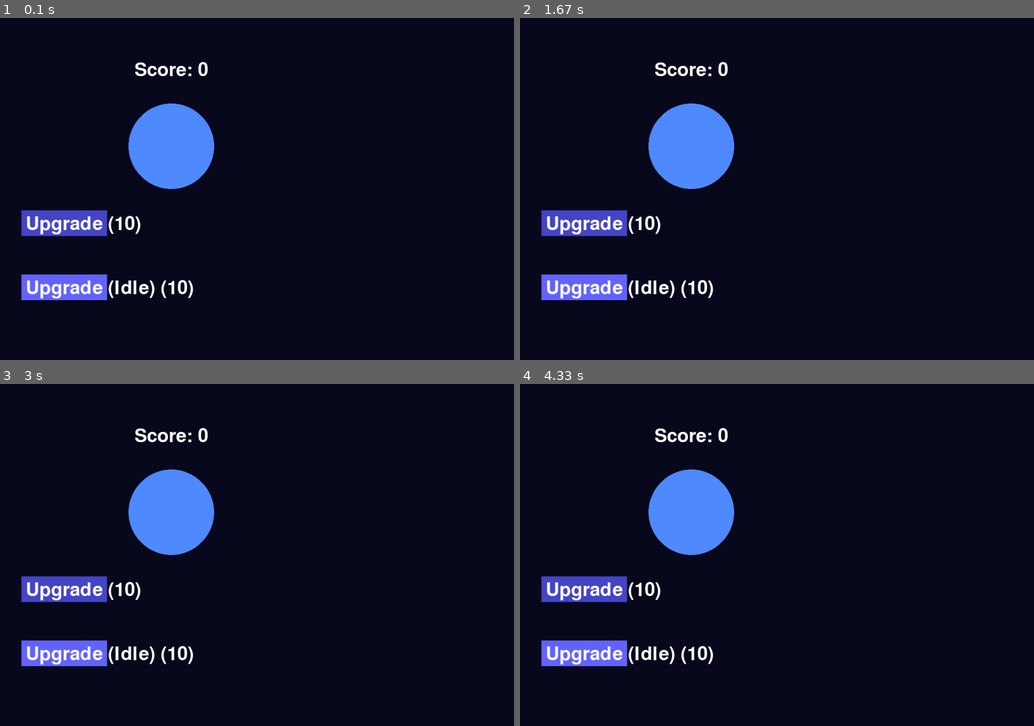
Above: before the commit, frames 1-4 (two rows, left to right).
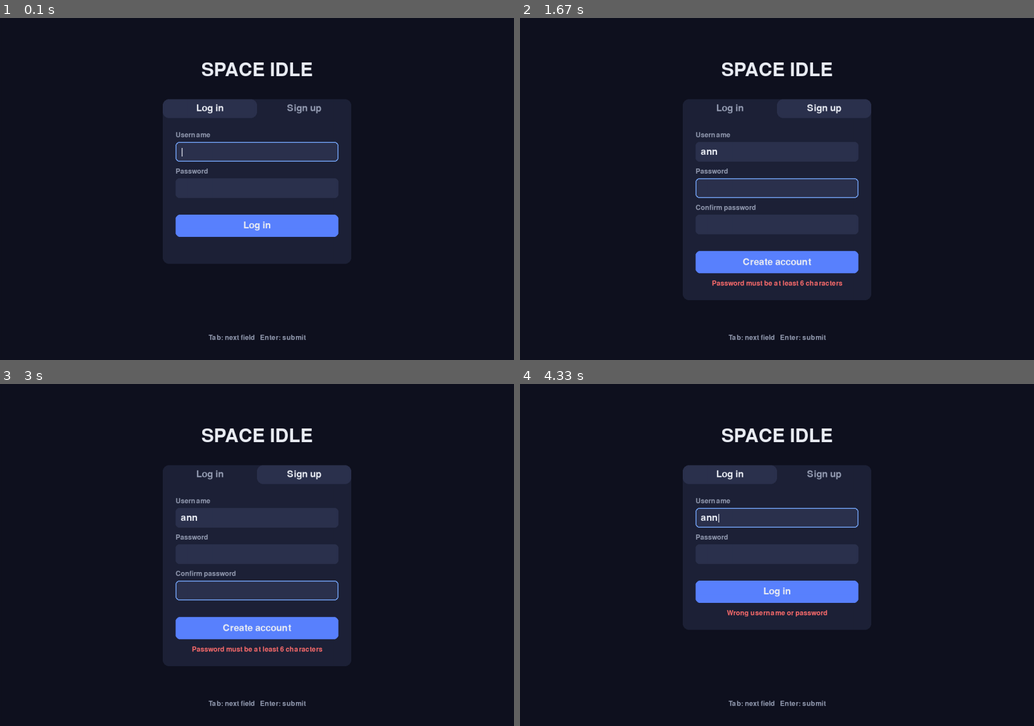
Above: after the commit, the same moments.

Repository: MalikXP1234/PyGameSpaceIdle
Game: pygame game, started from main.py
Two runs of this game, one before a commit and one after it. Both use one fixed random seed, a clock stepped at 60 frames per second and the inputs below.
Inputs (mouse positions are in pixels of both pictures, inside the frame that each line leads up to):
- Up to frame 1 (0.1 s): no input
- Up to frame 2 (1.67 s): tap Enter at 0.33, 1.33 s; click (823, 106) at 0.72 s, where only the run after the commit has a clickable "Sign up"; type "ann" at 1 s; hold Tab from 1.55 s (still down)
- Up to frame 3 (3 s): release Tab at 2.02 s; click (257, 626) at 2.15 s, where only the run after the commit has a clickable "Create account"; click (262, 589) at 2.48 s; hold Backspace from 2.77 s (still down)
- Up to frame 4 (4.33 s): release Backspace at 3.23 s; hold Tab 3.32-3.78 s; click (730, 472) at 3.92 s, where only the run after the commit has a clickable "Log in"; tap Enter at 4.2 s

The runs differ from the first frame. In frame 1, 23% of the frame differs, in the area x 4-69%, y 12-95%; in frame 2, 27%; in frame 3, 27%; in frame 4, 23%.

Commit message:
login signup feature

Diff:
--- /dev/null
+++ b/auth.py
@@ -0,0 +1,199 @@
+"""Login and sign-up for Space Idle (US 1).
+
+Accounts and progress are saved in players.json next to this file.
+Passwords are never stored: only a salted PBKDF2 hash.
+"""
+
+import hashlib
+import json
+import os
+import re
+import secrets
+import pygame
+
+DATA_FILE = os.path.join(os.path.dirname(os.path.abspath(__file__)), "players.json")
+
+
+def _load():
+    if not os.path.exists(DATA_FILE):
+        return {}
+    with open(DATA_FILE, "r", encoding="utf-8") as f:
+        return json.load(f)
+
+
+def _save(data):
+    tmp = DATA_FILE + ".tmp"
+    with open(tmp, "w", encoding="utf-8") as f:
+        json.dump(data, f, indent=2)
+    os.replace(tmp, DATA_FILE)
+
+
+def _hash(password, salt):
+    return hashlib.pbkdf2_hmac("sha256", password.encode(), bytes.fromhex(salt), 200_000).hex()
+
+
+def sign_up(username, password, confirm):
+    """Returns an error message, or None if the account was created."""
+    username = username.strip()
+    if not re.fullmatch(r"[A-Za-z0-9_]{3,16}", username):
+        return "Username: 3-16 letters, numbers or _"
+    if len(password) < 6:
+        return "Password must be at least 6 characters"
+    if password != confirm:
+        return "Passwords do not match"
+    data = _load()
+    if username.lower() in data:
+        return "That username is taken"
+    salt = secrets.token_hex(16)
+    data[username.lower()] = {"name": username, "salt": salt,
+                              "hash": _hash(password, salt), "progress": {}}
+    _save(data)
+    return None
+
+
+def log_in(username, password):
+    """Returns an error message, or None if the details are correct."""
+    user = _load().get(username.strip().lower())
+    # Same message either way, so nobody can find out which usernames exist
+    if not user or not secrets.compare_digest(user["hash"], _hash(password, user["salt"])):
+        return "Wrong username or password"
+    return None
+
+
+def load_progress(username):
+    user = _load().get(username.lower(), {})
+    return user.get("progress", {})
+
+
+def save_progress(username, progress):
+    data = _load()
+    if username.lower() in data:
+        data[username.lower()]["progress"] = progress
+        _save(data)
+
+BG = (16, 18, 32)
+PANEL = (30, 34, 56)
+FIELD = (44, 50, 78)
+ACTIVE = (120, 170, 255)
+TEXT = (235, 238, 245)
+MUTED = (150, 158, 180)
+ERROR = (255, 110, 110)
+GOOD = (120, 220, 150)
+BUTTON = (90, 130, 255)
+
+
+class InputBox:
+    def __init__(self, label, rect, secret=False):
+        self.label, self.rect, self.secret = label, pygame.Rect(rect), secret
+        self.text, self.active = "", False
+
+    def handle(self, event):
+        if event.type == pygame.KEYDOWN and self.active:
+            if event.key == pygame.K_BACKSPACE:
+                self.text = self.text[:-1]
+            elif event.unicode and event.unicode.isprintable() and len(self.text) < 24:
+                self.text += event.unicode
+
+    def draw(self, screen, font, small):
+        screen.blit(small.render(self.label, True, MUTED), (self.rect.x, self.rect.y - 24))
+        pygame.draw.rect(screen, FIELD, self.rect, border_radius=8)
+        pygame.draw.rect(screen, ACTIVE if self.active else FIELD, self.rect, 2, border_radius=8)
+        shown = "*" * len(self.text) if self.secret else self.text
+        if self.active and (pygame.time.get_ticks() // 500) % 2 == 0:
+            shown += "|"
+        screen.blit(font.render(shown, True, TEXT), (self.rect.x + 12, self.rect.y + 12))
+
+
+def run_login(screen, clock):
+    """Shows the login / sign-up screen. Returns the username, or None if the window is closed."""
+    w, h = screen.get_size()
+    title_font = pygame.font.SysFont(None, 64)
+    font = pygame.font.SysFont(None, 32)
+    small = pygame.font.SysFont(None, 24)
+
+    px, pw = w // 2 - 220, 440
+    tabs = {"login": pygame.Rect(px, 190, pw // 2, 44), "signup": pygame.Rect(px + pw // 2, 190, pw // 2, 44)}
+    user_box = InputBox("Username", (px + 30, 290, pw - 60, 46))
+    pass_box = InputBox("Password", (px + 30, 375, pw - 60, 46), secret=True)
+    confirm_box = InputBox("Confirm password", (px + 30, 460, pw - 60, 46), secret=True)
+    mode, message, msg_colour = "login", "", ERROR
+
+    def boxes():
+        return [user_box, pass_box] + ([confirm_box] if mode == "signup" else [])
+
+    def focus(box):
+        for b in (user_box, pass_box, confirm_box):
+            b.active = b is box
+
+    focus(user_box)
+
+    def submit():
+        nonlocal message, msg_colour, mode
+        if mode == "login":
+            err = log_in(user_box.text, pass_box.text)
+            if err:
+                message, msg_colour = err, ERROR
+                return None
+            return user_box.text.strip()
+        err = sign_up(user_box.text, pass_box.text, confirm_box.text)
+        if err:
+            message, msg_colour = err, ERROR
+            return None
+        message, msg_colour, mode = "Account created. Please log in.", GOOD, "login"
+        pass_box.text = confirm_box.text = ""
+        focus(pass_box)
+        return None
+
+    while True:
+        button = pygame.Rect(px + 30, 545 if mode == "signup" else 460, pw - 60, 52)
+        for event in pygame.event.get():
+            if event.type == pygame.QUIT:
+                return None
+            if event.type == pygame.MOUSEBUTTONDOWN and event.button == 1:
+                for name, rect in tabs.items():
+                    if rect.collidepoint(event.pos) and mode != name:
+                        mode, message = name, ""
+                        focus(user_box)
+                for b in boxes():
+                    if b.rect.collidepoint(event.pos):
+                        focus(b)
+                if button.collidepoint(event.pos):
+                    result = submit()
+                    if result:
+                        return result
+            if event.type == pygame.KEYDOWN:
+                if event.key == pygame.K_RETURN:
+                    result = submit()
+                    if result:
+                        return result
+                elif event.key == pygame.K_TAB:  # move to the next field
+                    bs = boxes()
+                    i = next((k for k, b in enumerate(bs) if b.active), -1)
+                    focus(bs[(i + 1) % len(bs)])
+                else:
+                    for b in boxes():
+                        b.handle(event)
+
+        screen.fill(BG)
+        t = title_font.render("SPACE IDLE", True, TEXT)
+        screen.blit(t, (w // 2 - t.get_width() // 2, 100))
+        panel_h = 470 if mode == "signup" else 385
+        pygame.draw.rect(screen, PANEL, (px, 190, pw, panel_h), border_radius=14)
+        for name, rect in tabs.items():
+            on = mode == name
+            pygame.draw.rect(screen, FIELD if on else PANEL, rect, border_radius=14)
+            label = font.render("Log in" if name == "login" else "Sign up", True, TEXT if on else MUTED)
+            screen.blit(label, label.get_rect(center=rect.center))
+        for b in boxes():
+            b.draw(screen, font, small)
+        hover = button.collidepoint(pygame.mouse.get_pos())
+        pygame.draw.rect(screen, (110, 150, 255) if hover else BUTTON, button, border_radius=10)
+        lbl = font.render("Log in" if mode == "login" else "Create account", True, TEXT)
+        screen.blit(lbl, lbl.get_rect(center=button.center))
+        if message:
+            m = small.render(message, True, msg_colour)
+            screen.blit(m, (w // 2 - m.get_width() // 2, button.bottom + 16))
+        hint = small.render("Tab: next field   Enter: submit", True, MUTED)
+        screen.blit(hint, (w // 2 - hint.get_width() // 2, h - 60))
+        pygame.display.flip()
+        clock.tick(60)
--- a/main.py
+++ b/main.py
@@ -1,5 +1,6 @@
 import math
 import pygame
+import auth
 
 # Initialize Pygame and set up the window
 pygame.init()
@@ -7,6 +8,12 @@
 pygame.display.set_caption("Clicker")
 clock = pygame.time.Clock()
 font = pygame.font.SysFont(None, 64)
+
+username = auth.run_login(screen, clock)
+if username is None:
+    pygame.quit()
+    raise SystemExit
+pygame.display.set_caption(f"Space Idle - {username}")
 
 # Initialize game variables
 score = 0
--- /dev/null
+++ b/players.json
@@ -0,0 +1,8 @@
+{
+  "alee": {
+    "name": "alee",
+    "salt": "1b5ed693d0f22fb475d667ad62425e57",
+    "hash": "fb6b0b42cc8383e95b7e34717d4401c2f15e9dbc0424dfb17fe4c593bf7ba0d9",
+    "progress": {}
+  }
+}
